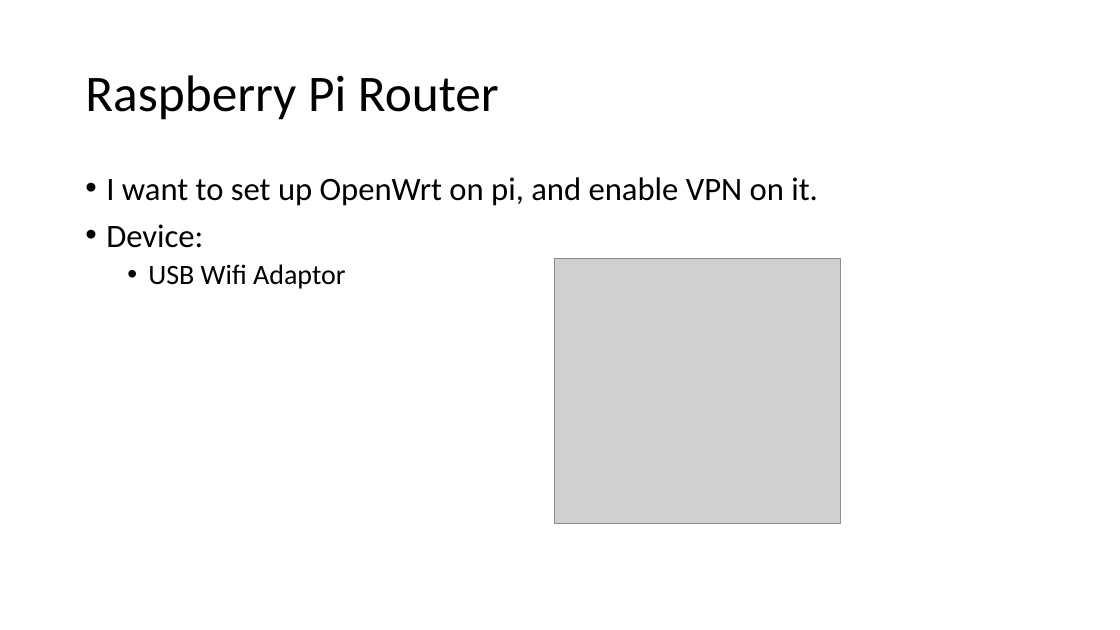
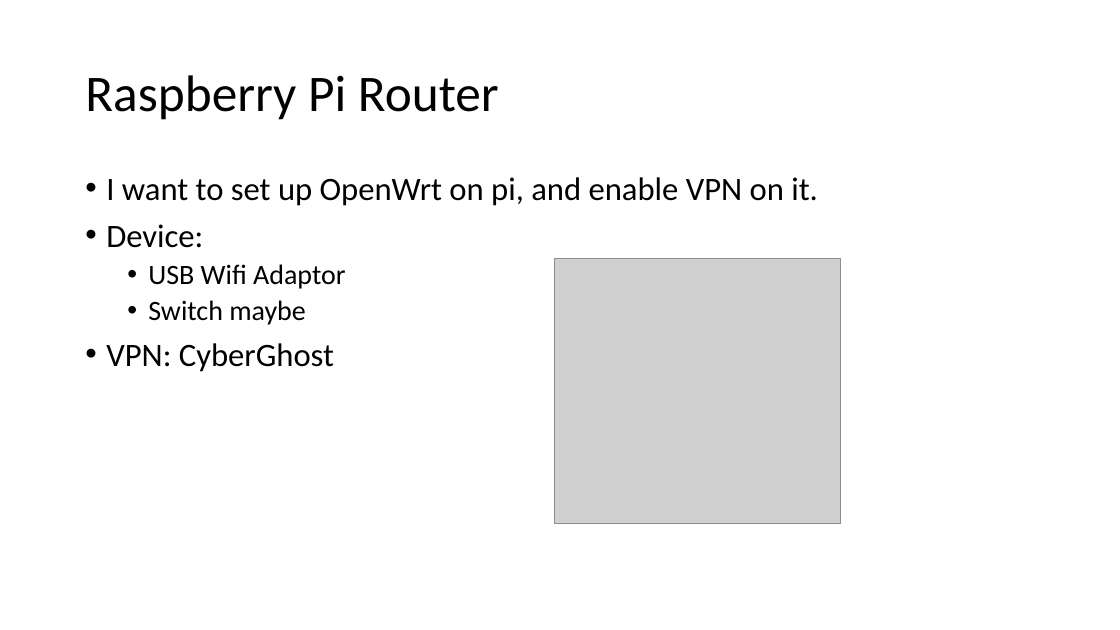
Before and after one commit to GXG-CS/Pi-Alexa, a slide deck: slide 32 of Presentation1.pptx. Drawn at 1120x630 pixels with LibreOffice and Linux fonts; fonts in the diff are those of the drawing; grey boxes stand for pictures. Boxes give left, top, right and bottom in pixels: in the first picture for what was removed or moved away, otherwise in the second. Text is boxed around its words. In the diff, an @@ line names an element or a change of style, - is before the commit and + after.

Commit message:
Raspberry Pi Router

```diff
--- a/Presentation1.pptx
+++ b/Presentation1.pptx
@@ text at <box>106,300,334,372</box>: paragraphs added @@
+  • Switch maybe
+• VPN: CyberGhost
```
